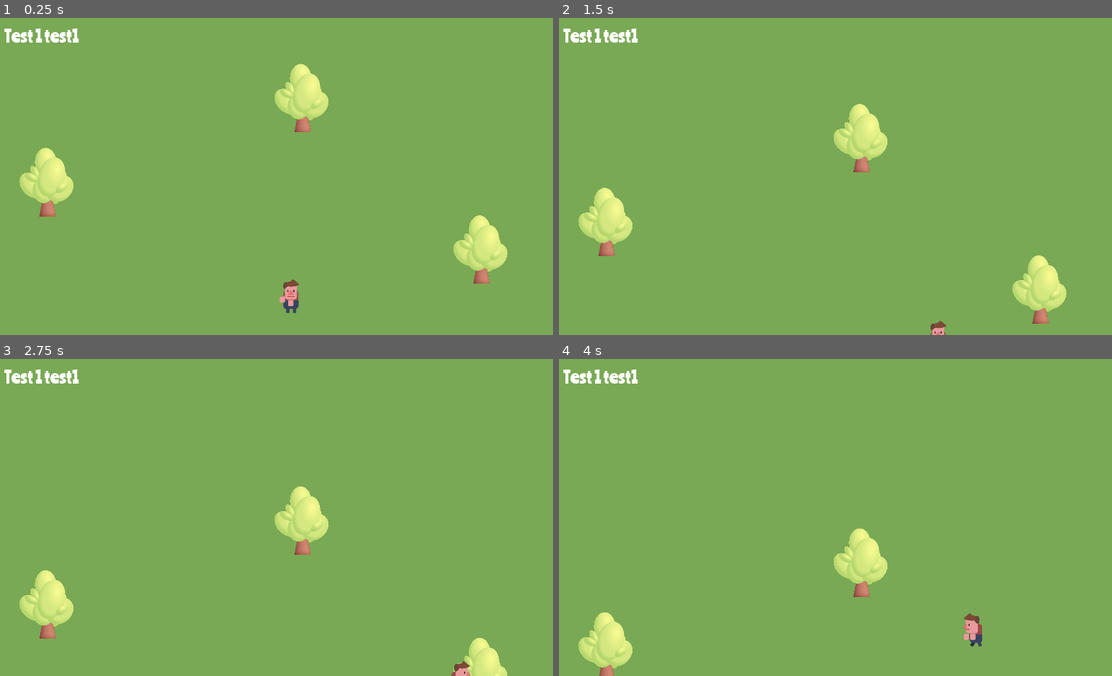
Above: before the commit, frames 1-4 (two rows, left to right).
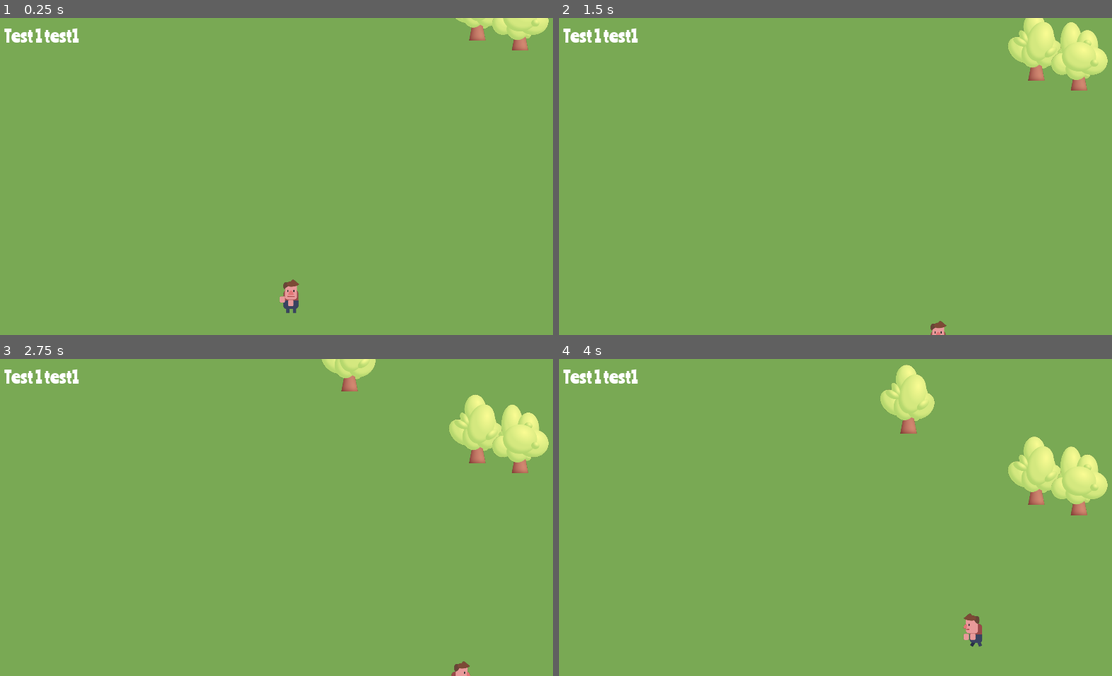
Above: after the commit, the same moments.

Repository: Nodragem/wild-jam-31
Game: Godot game, scene res://scenes/Level.tscn
Two runs of this game, one before a commit and one after it. Both use one fixed random seed, a clock stepped at 60 frames per second and the inputs below.
Inputs:
- Up to frame 1 (0.25 s): no input
- Up to frame 2 (1.5 s): hold Right (ui_right) 0.53-1.28 s; hold Down (ui_down) from 1.28 s (still down)
- Up to frame 3 (2.75 s): release Down (ui_down) at 2.03 s; hold Right (ui_right) from 2.03 s (still down)
- Up to frame 4 (4 s): release Right (ui_right) at 2.78 s; hold Up (ui_up) 2.78-3.53 s; hold Left (ui_left) from 3.53 s (still down)

The runs differ from the first frame. In frame 1, 4.6% of the frame differs, in the area x 3-100%, y 0-84%; in frame 2, 6.1%; in frame 3, 6.2%; in frame 4, 6.2%, in the area x 3-100%, y 1-100%.

Commit message:
Trees scene and player collisions

Diff:
--- a/scenes/Level.tscn
+++ b/scenes/Level.tscn
@@ -1,10 +1,12 @@
-[gd_scene load_steps=8 format=2]
+[gd_scene load_steps=10 format=2]
 
 [ext_resource path="res://art/tree1.png" type="Texture" id=1]
 [ext_resource path="res://art/ground.png" type="Texture" id=2]
 [ext_resource path="res://scenes/Player.tscn" type="PackedScene" id=3]
 [ext_resource path="res://scenes/Camera.tscn" type="PackedScene" id=4]
 [ext_resource path="res://scenes/DebugStats.tscn" type="PackedScene" id=5]
+[ext_resource path="res://scripts/Level.gd" type="Script" id=6]
+[ext_resource path="res://scenes/Trees.tscn" type="PackedScene" id=7]
 
 [sub_resource type="TileSet" id=1]
 0/name = "ground.png 0"
@@ -47,32 +49,16 @@
 }
 
 [node name="Level" type="Node"]
+script = ExtResource( 6 )
+Trees = ExtResource( 7 )
+y_limit = -6000
+nb_trees = 50
 
 [node name="TileMap" type="TileMap" parent="."]
 tile_set = SubResource( 1 )
 cell_size = Vector2( 128, 128 )
 format = 1
 tile_data = PoolIntArray( -2555904, 0, 0, -2555903, 0, 0, -2555902, 0, 0, -2555901, 0, 0, -2555900, 0, 0, -2555899, 0,  …(10832 unchanged characters)…
-
-[node name="Tree2" type="Sprite" parent="."]
-position = Vector2( 166.716, 525.717 )
-texture = ExtResource( 1 )
-
-[node name="Tree3" type="Sprite" parent="."]
-position = Vector2( 145.878, -1396.47 )
-texture = ExtResource( 1 )
-
-[node name="Tree4" type="Sprite" parent="."]
-position = Vector2( 1033.44, 239.984 )
-texture = ExtResource( 1 )
-
-[node name="Tree5" type="Sprite" parent="."]
-position = Vector2( 1708.22, -1733.11 )
-texture = ExtResource( 1 )
-
-[node name="Tree6" type="Sprite" parent="."]
-position = Vector2( 1641.39, 755.841 )
-texture = ExtResource( 1 )
 
 [node name="Tree7" type="Sprite" parent="."]
 position = Vector2( 990.945, -4650.16 )
--- a/scenes/Player.tscn
+++ b/scenes/Player.tscn
@@ -28,11 +28,6 @@
 "name": "idle_down",
 "speed": 5.0
 }, {
-"frames": [ ExtResource( 7 ) ],
-"loop": true,
-"name": "idle_walk",
-"speed": 5.0
-}, {
 "frames": [ ExtResource( 2 ) ],
 "loop": true,
 "name": "idle_up",
@@ -42,13 +37,18 @@
 "loop": true,
 "name": "walk",
 "speed": 5.0
+}, {
+"frames": [ ExtResource( 7 ) ],
+"loop": true,
+"name": "idle_walk",
+"speed": 5.0
 } ]
 
 [sub_resource type="CapsuleShape2D" id=2]
 radius = 21.8121
 height = 50.522
 
-[node name="Player" type="Area2D"]
+[node name="Player" type="KinematicBody2D"]
 position = Vector2( -2.82843, -14.1421 )
 script = ExtResource( 4 )
 __meta__ = {
@@ -62,4 +62,3 @@
 [node name="CollisionShape2D" type="CollisionShape2D" parent="."]
 position = Vector2( 4.40976, 11.9692 )
 shape = SubResource( 2 )
-[connection signal="body_exited" from="." to="." method="_on_Player_body_exited"]
--- /dev/null
+++ b/scenes/Trees.tscn
@@ -0,0 +1,38 @@
+[gd_scene load_steps=6 format=2]
+
+[ext_resource path="res://scripts/Trees.gd" type="Script" id=1]
+[ext_resource path="res://art/tree2.png" type="Texture" id=2]
+[ext_resource path="res://art/tree1.png" type="Texture" id=3]
+
+[sub_resource type="SpriteFrames" id=1]
+animations = [ {
+"frames": [ ExtResource( 3 ) ],
+"loop": true,
+"name": "tree1",
+"speed": 0.0
+}, {
+"frames": [ ExtResource( 2 ) ],
+"loop": true,
+"name": "tree2",
+"speed": 0.0
+} ]
+
+[sub_resource type="CapsuleShape2D" id=2]
+radius = 47.7113
+height = 53.8412
+
+[node name="Trees" type="StaticBody2D"]
+position = Vector2( 3.21231, -99.5555 )
+script = ExtResource( 1 )
+__meta__ = {
+"_edit_group_": true
+}
+
+[node name="AnimatedSprite" type="AnimatedSprite" parent="."]
+position = Vector2( 0, 25.4271 )
+frames = SubResource( 1 )
+animation = "tree2"
+
+[node name="CollisionShape2D" type="CollisionShape2D" parent="."]
+position = Vector2( -0.83075, 89.1947 )
+shape = SubResource( 2 )
--- /dev/null
+++ b/scripts/Level.gd
@@ -0,0 +1,28 @@
+extends Node
+
+export (PackedScene) var Trees
+export var y_limit = 1080
+export var nb_trees = 10
+# Declare member variables here. Examples:
+# var a = 2
+# var b = "text"
+
+
+# Called when the node enters the scene tree for the first time.
+func _ready():
+	var rand = RandomNumberGenerator.new()
+
+	for i in range(0,nb_trees):
+		var trees = Trees.instance()
+		rand.randomize()
+		var x = rand.randf_range(0,1920)
+		rand.randomize()
+		var y = rand.randf_range(0,y_limit)
+		trees.position.y = y
+		trees.position.x = x
+		add_child(trees)
+
+
+# Called every frame. 'delta' is the elapsed time since the previous frame.
+#func _process(delta):
+#	pass
--- a/scripts/Player.gd
+++ b/scripts/Player.gd
@@ -1,4 +1,4 @@
-extends Area2D
+extends KinematicBody2D
 signal hit()
 
 export var speed = 400  # How fast the player will move (pixels/sec).
@@ -30,8 +30,7 @@
 	else:
 		$AnimatedSprite.stop()
 
-	position += velocity * delta
-
+	move_and_slide(velocity)
 	screen_position = camera_rig.position - screen_size/2
 	position.x = clamp(position.x, screen_position.x,
 		screen_position.x + screen_size.x)
@@ -54,9 +53,9 @@
 
 
 func _on_Player_body_exited(_body):
-	hide()  # Player disappears after being hit.
+
 	emit_signal("hit")
-	$CollisionShape2D.set_deferred("disabled", true)
+
 
 func start(pos):
 	position = pos
--- /dev/null
+++ b/scripts/Trees.gd
@@ -0,0 +1,6 @@
+extends StaticBody2D
+
+# Called when the node enters the scene tree for the first time.
+func _ready():
+	var tree_types = $AnimatedSprite.frames.get_animation_names()
+	$AnimatedSprite.animation = tree_types[randi() % tree_types.size()]
Not shown: 2 places in scenes/Level.tscn that only renumber resources
